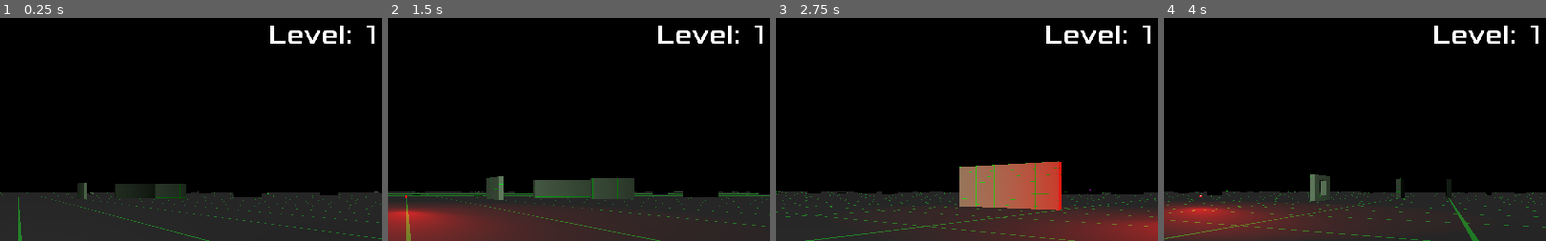
Above: before the commit, frames 1-4 (left to right).
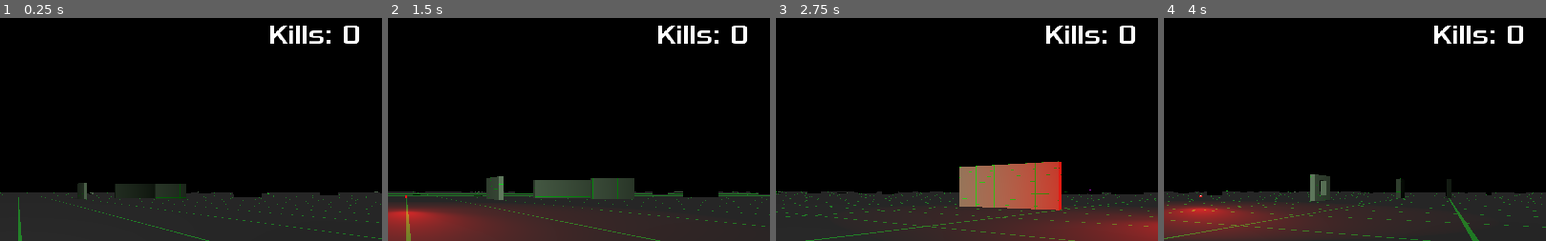
Above: after the commit, the same moments.

Repository: Kromey/spectre
Game: Godot game, scene res://Main.tscn
Same seed, same stepped clock (60 frames per second), same inputs: the game is played once before the commit and once after it.
Inputs:
- Up to frame 1 (0.25 s): no input
- Up to frame 2 (1.5 s): hold Space (action_shoot) 0.53-1.28 s; hold W (movement_forward) from 0.53 s (still down); tap Space (action_shoot) at 1.35 s
- Up to frame 3 (2.75 s): release W (movement_forward) at 2.03 s; hold A (movement_left) from 2.03 s (still down); hold Space (action_shoot) from 2.03 s (still down)
- Up to frame 4 (4 s): release Space (action_shoot) at 2.78 s; tap Space (action_shoot) at 2.85 s; release A (movement_left) at 3.53 s; hold S (movement_backward) from 3.53 s (still down); hold Space (action_shoot) from 3.53 s (still down)
The pictures show only the part of the screen within x 48-98%, y 11-61%; the shares and areas given below are measured in that part.

The runs differ from the first frame. In frame 1, 1.1% of the frame differs, in the area x 71-98%, y 3-12%; in frame 2, 1.1%; in frame 3, 1.1%; in frame 4, 1.1%.

Commit message:
Track player kills, display in HUD

Diff:
--- a/GameStats.gd
+++ b/GameStats.gd
@@ -1,7 +1,12 @@
 extends Node
 
 var player_score = 0
+var player_kills = 0
 
 func add_to_score(change):
 	player_score += change
 	get_tree().call_group("player", "update_score", player_score)
+
+func add_to_kills(change):
+	player_kills += change
+	get_tree().call_group("player", "update_kills", player_kills)
--- a/Main.gd
+++ b/Main.gd
@@ -112,5 +112,6 @@
 	print("Enemy tank died!")
 	if is_instance_valid(killer) and killer.is_in_group("player"):
 		print("\tWe blame the player!")
+		GameStats.add_to_kills(1)
 	elif is_instance_valid(killer) and killer.is_in_group("enemies"):
 		print("\tFriendly fire casualty!")
--- a/tanks/AITank.gd
+++ b/tanks/AITank.gd
@@ -6,8 +6,8 @@
 var current_target
 
 func _physics_process(delta):
-	if !is_instance_valid(current_target):
-		current_target = select_target()
+	if !is_instance_valid(current_target) or current_target.is_in_group("waypoints"):
+		current_target = select_target(current_target)
 
 	if !engage_target(current_target, delta, current_target.is_in_group("player")):
 		current_target = null
@@ -15,9 +15,8 @@
 	if ammo == 0 and !reloading:
 		reload()
 
-func select_target():
+func select_target(target):
 	var dist = INF
-	var target = null
 	for ptarget in get_tree().get_nodes_in_group("player"):
 		var target_dist = translation.distance_to(ptarget.translation)
 		if target_dist <= MAX_ENGAGE_DISTANCE and target_dist < dist:
--- a/tanks/player/PlayerHUD.gd
+++ b/tanks/player/PlayerHUD.gd
@@ -3,6 +3,7 @@
 onready var Armor = find_node("Armor")
 onready var Ammo = find_node("Ammo")
 onready var Score = find_node("Score")
+onready var Kills = find_node("Kills")
 
 var last_damage = 0
 
@@ -41,3 +42,6 @@
 
 func update_score(score):
 	Score.get_node("Value").text = str(score)
+
+func update_kills(kills):
+	Kills.get_node("Value").text = str(kills)
--- a/tanks/player/PlayerHUD.tscn
+++ b/tanks/player/PlayerHUD.tscn
@@ -115,23 +115,23 @@
 custom_fonts/font = ExtResource( 1 )
 text = "0"
 
-[node name="Level" type="HSplitContainer" parent="GUI/GUIRight"]
+[node name="Kills" type="HSplitContainer" parent="GUI/GUIRight"]
 margin_top = 48.0
 margin_right = 157.0
 margin_bottom = 92.0
 
-[node name="Label" type="Label" parent="GUI/GUIRight/Level"]
-margin_right = 114.0
+[node name="Label" type="Label" parent="GUI/GUIRight/Kills"]
+margin_right = 87.0
 margin_bottom = 44.0
 custom_fonts/font = ExtResource( 1 )
-text = "Level:"
+text = "Kills:"
 
-[node name="Value" type="Label" parent="GUI/GUIRight/Level"]
-margin_left = 126.0
+[node name="Value" type="Label" parent="GUI/GUIRight/Kills"]
+margin_left = 99.0
 margin_right = 157.0
 margin_bottom = 44.0
 custom_fonts/font = ExtResource( 1 )
-text = "1"
+text = "0"
 
 [node name="ReloadingAnimation" type="AnimationPlayer" parent="."]
 anims/Reloading = SubResource( 1 )
--- a/tanks/player/PlayerTank.gd
+++ b/tanks/player/PlayerTank.gd
@@ -4,6 +4,7 @@
 onready var HUD = find_node("PlayerHUD")
 
 signal score_changed
+signal kills_changed
 
 # Called when the node enters the scene tree for the first time.
 func _ready():
@@ -12,6 +13,7 @@
 	emit_signal("ammo_changed", ammo)
 	emit_signal("damage_changed", damage, MAX_DAMAGE)
 	emit_signal("score_changed", GameStats.player_score)
+	emit_signal("kills_changed", GameStats.player_kills)
 
 func _physics_process(delta):
 	# -----
@@ -44,3 +46,6 @@
 
 func update_score(score):
 	emit_signal("score_changed", score)
+
+func update_kills(kills):
+	emit_signal("kills_changed", kills)
--- a/tanks/player/PlayerTank.tscn
+++ b/tanks/player/PlayerTank.tscn
@@ -28,5 +28,6 @@
 
 [connection signal="ammo_changed" from="." to="CSGCombiner/Body/Turret/Camera/PlayerHUD" method="update_ammo"]
 [connection signal="damage_changed" from="." to="CSGCombiner/Body/Turret/Camera/PlayerHUD" method="update_damage"]
+[connection signal="kills_changed" from="." to="CSGCombiner/Body/Turret/Camera/PlayerHUD" method="update_kills"]
 [connection signal="reloading" from="." to="CSGCombiner/Body/Turret/Camera/PlayerHUD" method="reloading"]
 [connection signal="score_changed" from="." to="CSGCombiner/Body/Turret/Camera/PlayerHUD" method="update_score"]
